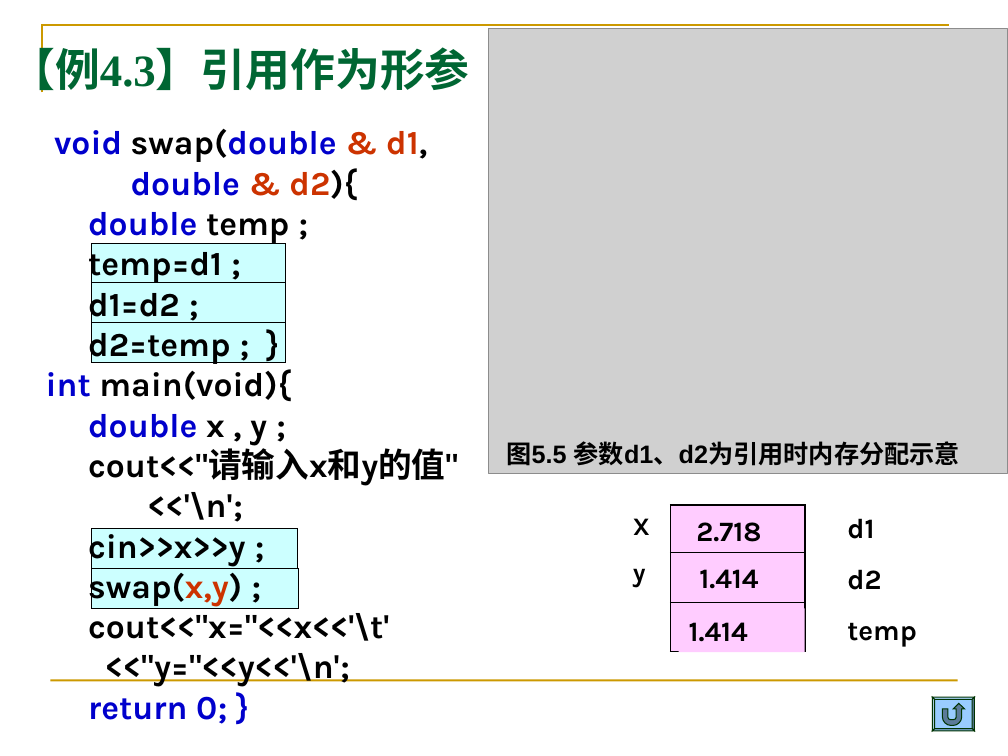
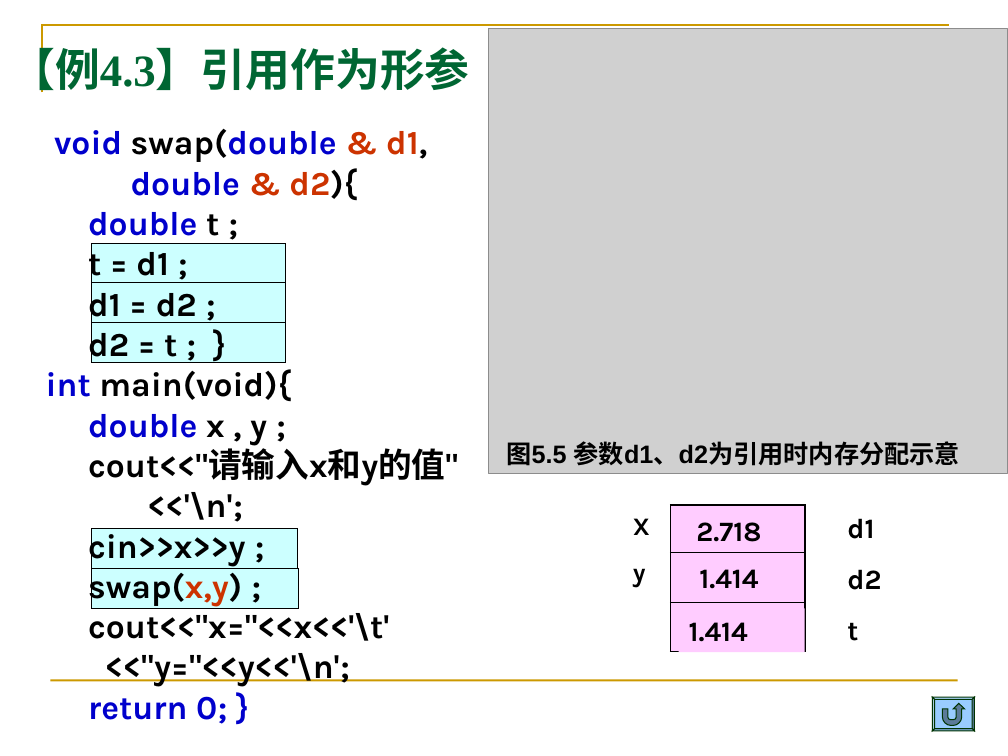
Before and after one commit to Changhe160/Changhe160.github.io, a slide deck: slide 58 of teachingRes/Cplusplus/unit04类与对象.ppt (slide 70 before the commit). Drawn at 1008x756 pixels with LibreOffice and Linux fonts; fonts in the diff are those of the drawing; grey boxes stand for pictures. Boxes give left, top, right and bottom in pixels: in the first picture for what was removed or moved away, otherwise in the second. Text is boxed around its words. In the diff, an @@ line names an element or a change of style, - is before the commit and + after.

```diff
--- a/teachingRes/Cplusplus/unit04类与对象.ppt
+++ b/teachingRes/Cplusplus/unit04类与对象.ppt
@@ text at box(88, 212, 219, 365): text changed @@
-double temp ;
-temp=d1 ;
-d1=d2 ;
-d2=temp ; }
+double t ;
+t = d1 ;
+d1 = d2 ;
+d2 = t ; }
@@ text at box(847, 518, 881, 590): text changed @@
-temp
+t
```
Also in this commit, not shown: 16 other slides changed, 1 slide added, 16 slides removed.
